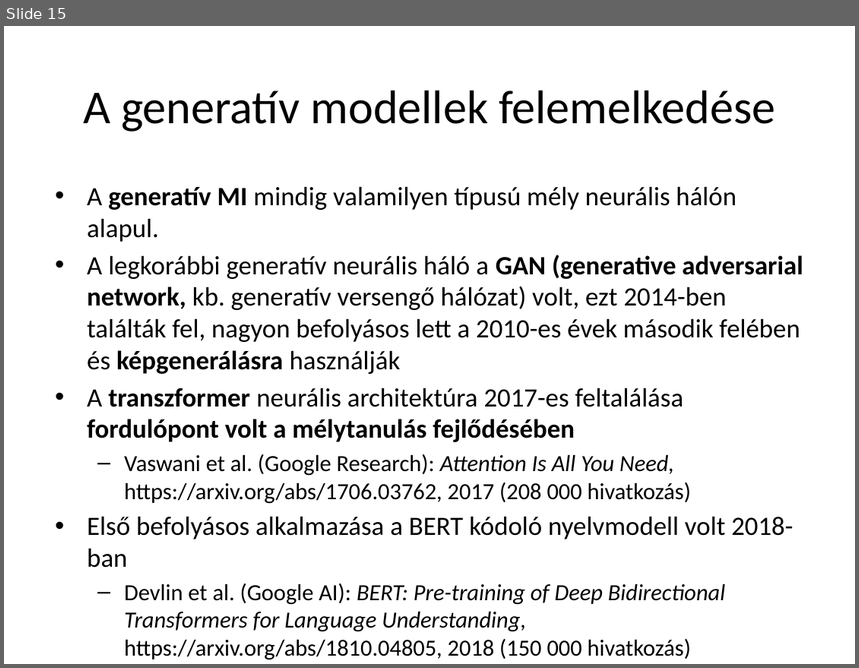
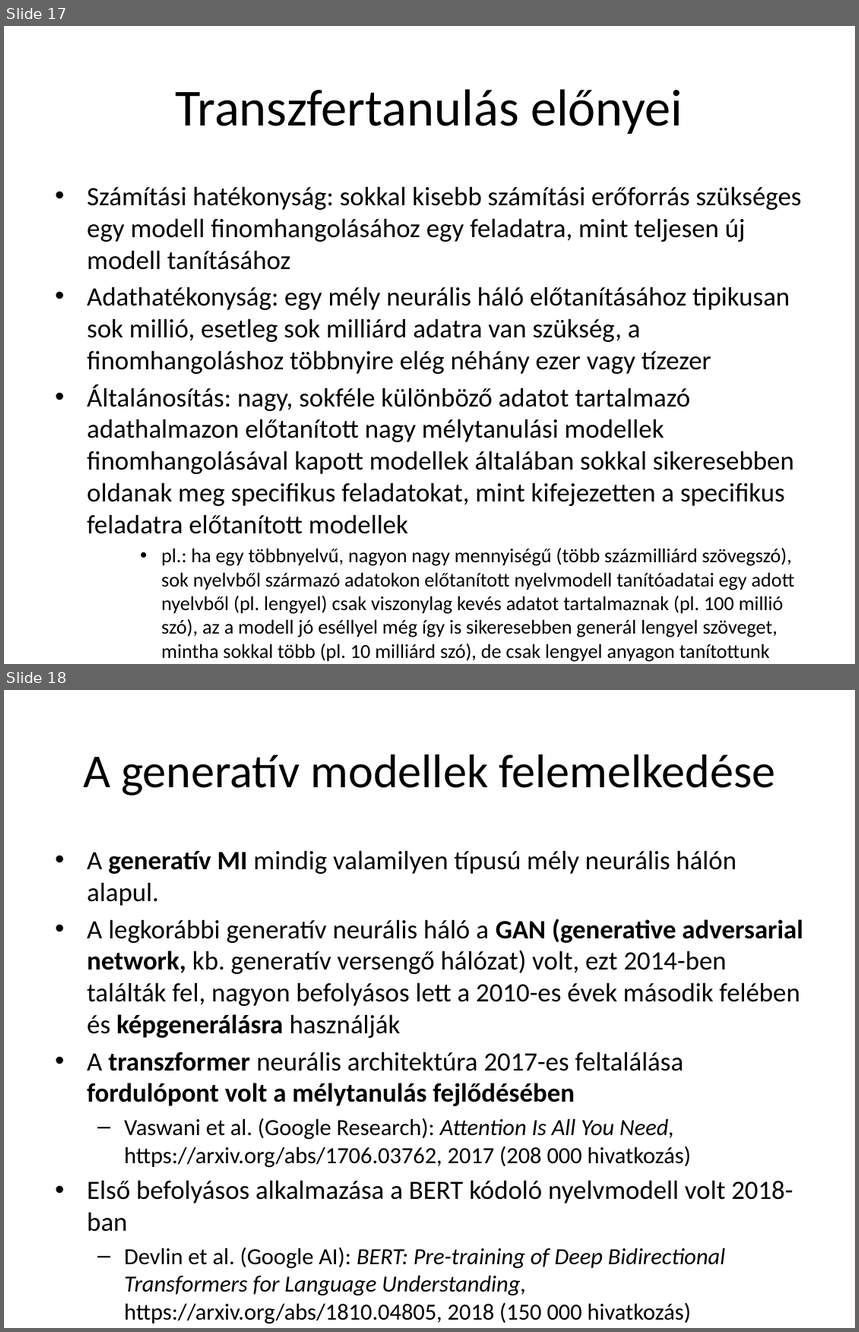
Before and after one commit to Clinical-Bioinformatics-Debrecen/generativ_mi_2025, a slide deck: 4.pptx. Shown one above the other, each under a label of ours: slide 15 before the commit, slides 17 and 18 after it. The pictures are 859x668 and 859x1332 pixels, drawn with LibreOffice and Linux fonts; fonts in the diff are those of the drawing. Boxes give left, top, right and bottom in pixels: in the first picture for what was removed or moved away, otherwise in the second. Text is boxed around its words. In the diff, an @@ line names an element or a change of style, - is before the commit and + after.

```diff
--- a/4.pptx
+++ b/4.pptx
@@ slide 17 added at <box>4,26,855,664</box>, background #FFFFFF @@
@@ title added at <box>176,89,683,134</box>, 44 pt, text #000000 @@
+Transzfertanulás előnyei
@@ text added at <box>87,186,802,662</box>, 22.4 pt, text #000000 @@
+• Számítási hatékonyság: sokkal kisebb számítási erőforrás szükséges egy modell finomhangolásához egy feladatra, mint teljesen új modell tanításához
+• Adathatékonyság: egy mély neurális háló előtanításához tipikusan sok millió, esetleg sok milliárd adatra van szükség, a finomhangoláshoz többnyire elég néhány ezer vagy tízezer
+• Általánosítás: nagy, sokféle különböző adatot tartalmazó adathalmazon előtanított nagy mélytanulási modellek finomhangolásával kapott modellek általában sokkal sikeresebben oldanak meg specifikus feladatokat, mint kifejezetten a specifikus feladatra előtanított modellek
+    • pl.: ha egy többnyelvű, nagyon nagy mennyiségű (több százmilliárd szövegszó), sok nyelvből származó adatokon előtanított nyelvmodell tanítóadatai egy adott nyelvből (pl. lengyel) csak viszonylag kevés adatot tartalmaznak (pl. 100 millió szó), az a modell jó eséllyel még így is sikeresebben generál lengyel szöveget, mintha sokkal több (pl. 10 milliárd szó), de csak lengyel anyagon tanítottunk volna egy hasonló modellt
@@ what was slide 15 is now slide 18 @@
```
Also in this commit, not shown: 2 other slides added, 1 other file.
